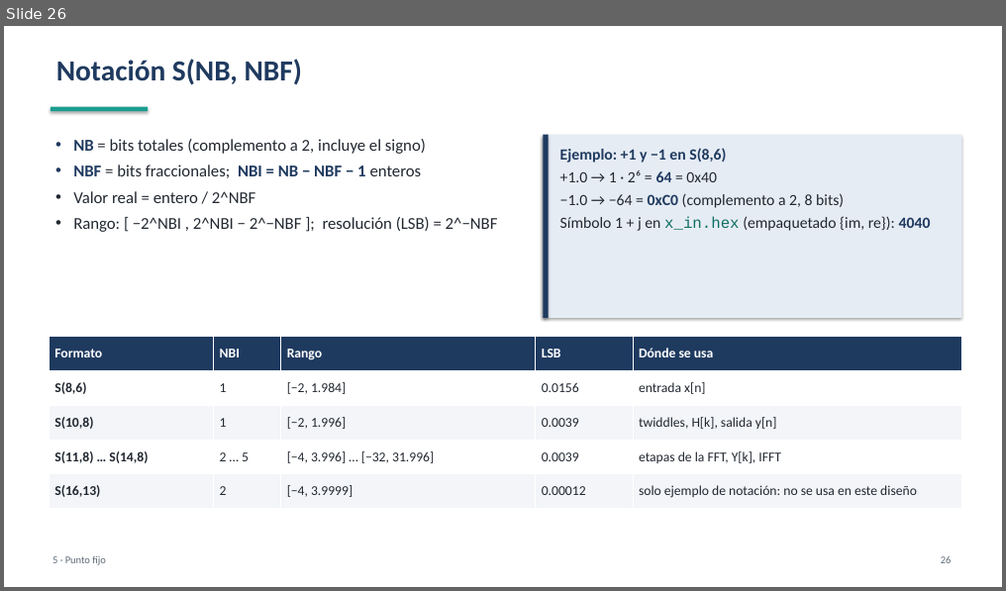
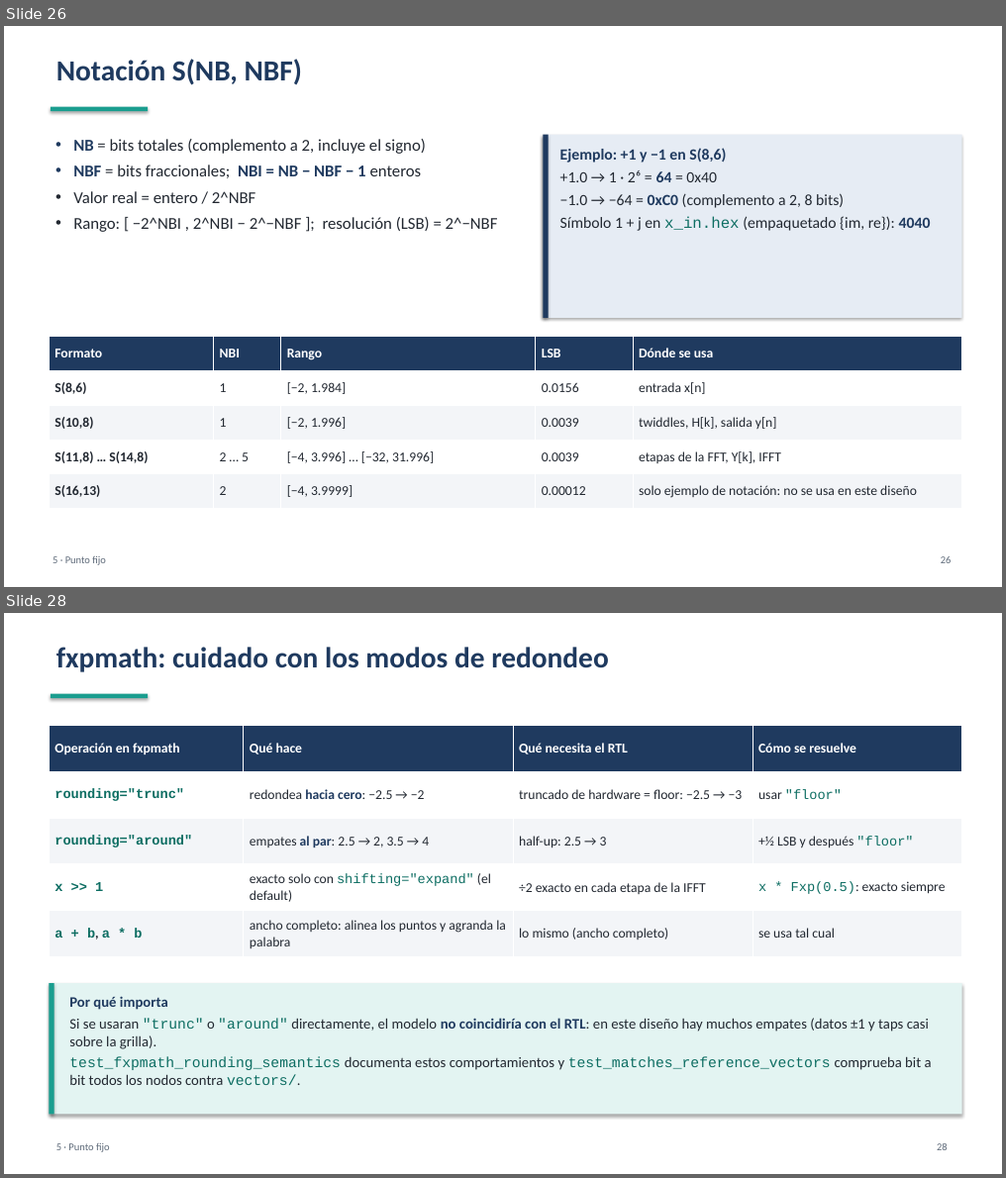
Before and after one commit to GarciaBigi/Complex_Digital_Filter, a slide deck: Golden_model/frec_pf/docs/golden_model_resumen.pptx. Shown one above the other, each under a label of ours: slide 26 before the commit, slides 26 and 28 after it; the slides between them are not shown. The pictures are 1006x591 and 1006x1178 pixels, drawn with LibreOffice and Linux fonts; fonts in the diff are those of the drawing. Boxes give left, top, right and bottom in pixels: in the first picture for what was removed or moved away, otherwise in the second. Text is boxed around its words. In the diff, an @@ line names an element or a change of style, - is before the commit and + after.

```diff
--- a/Golden_model/frec_pf/docs/golden_model_resumen.pptx
+++ b/Golden_model/frec_pf/docs/golden_model_resumen.pptx
@@ slide 28 added at box(4, 613, 1002, 1174), background #FFFFFF @@
@@ text added at box(56, 647, 609, 672), 28 pt, text #1F3A5F, bold @@
+fxpmath: cuidado con los modos de redondeo
@@ rectangle added at box(51, 694, 148, 698), fill #1A9E8F @@
@@ table added at box(49, 725, 962, 958), 5 rows, 4 columns @@
+Operación en fxpmath | Qué hace | Qué necesita el RTL | Cómo se resuelve
+rounding="trunc" | redondea hacia cero: −2.5 → −2 | truncado de hardware = floor: −2.5 → −3 | usar "floor"
+rounding="around" | empates al par: 2.5 → 2, 3.5 → 4 | half-up: 2.5 → 3 | +½ LSB y después "floor"
+x >> 1 | exacto solo con shifting="expand" (el default) | ÷2 exacto en cada etapa de la IFFT | x * Fxp(0.5): exacto siempre
+a + b, a * b | ancho completo: alinea los puntos y agranda la palabra | lo mismo (ancho completo) | se usa tal cual
@@ rectangle added at box(49, 983, 962, 1115), fill #E3F4F2 @@
@@ rectangle added at box(49, 983, 54, 1115), fill #1A9E8F @@
@@ text added at box(69, 996, 932, 1085), 14 pt, text #222831 @@
+Por qué importa
+Si se usaran "trunc" o "around" directamente, el modelo no coincidiría con el RTL: en este diseño hay muchos empates (datos ±1 y taps casi sobre la grilla).
+test_fxpmath_rounding_semantics documenta estos comportamientos y test_matches_reference_vectors comprueba bit a bit todos los nodos contra vectors/.
@@ text added at box(56, 1144, 110, 1153), 10 pt, text #5F6B7A @@
+5 · Punto fijo
@@ text added at box(937, 1144, 947, 1151), 10 pt, text #5F6B7A @@
+28
```
Also in this commit, not shown: 19 slides changed, 7 other files.
